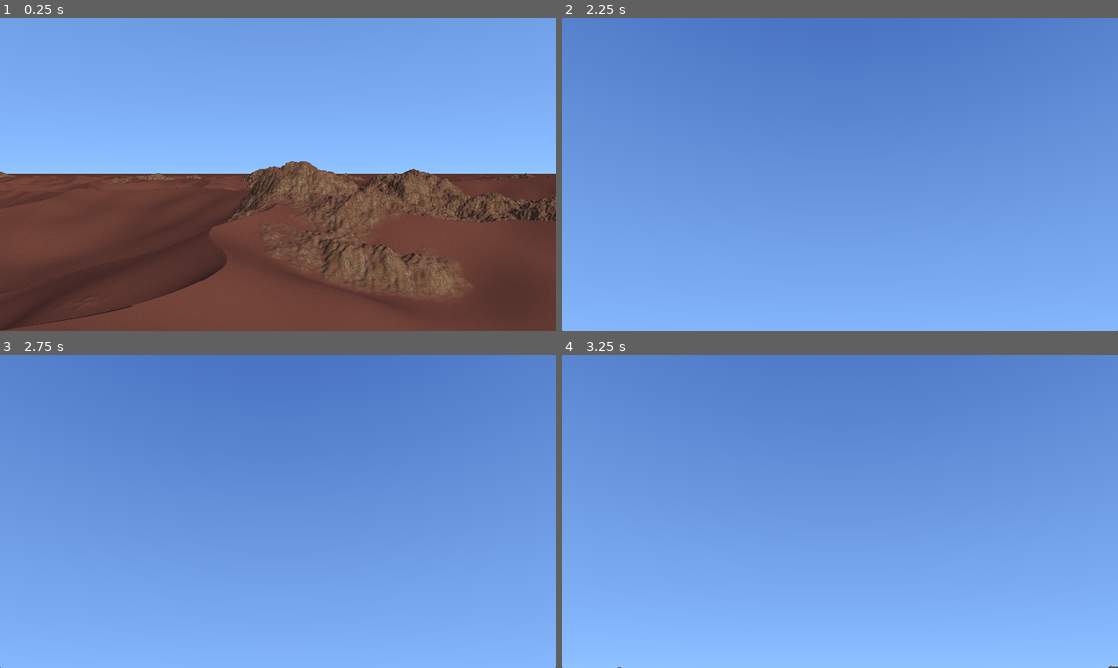
Above: before the commit, frames 1-4 (two rows, left to right).
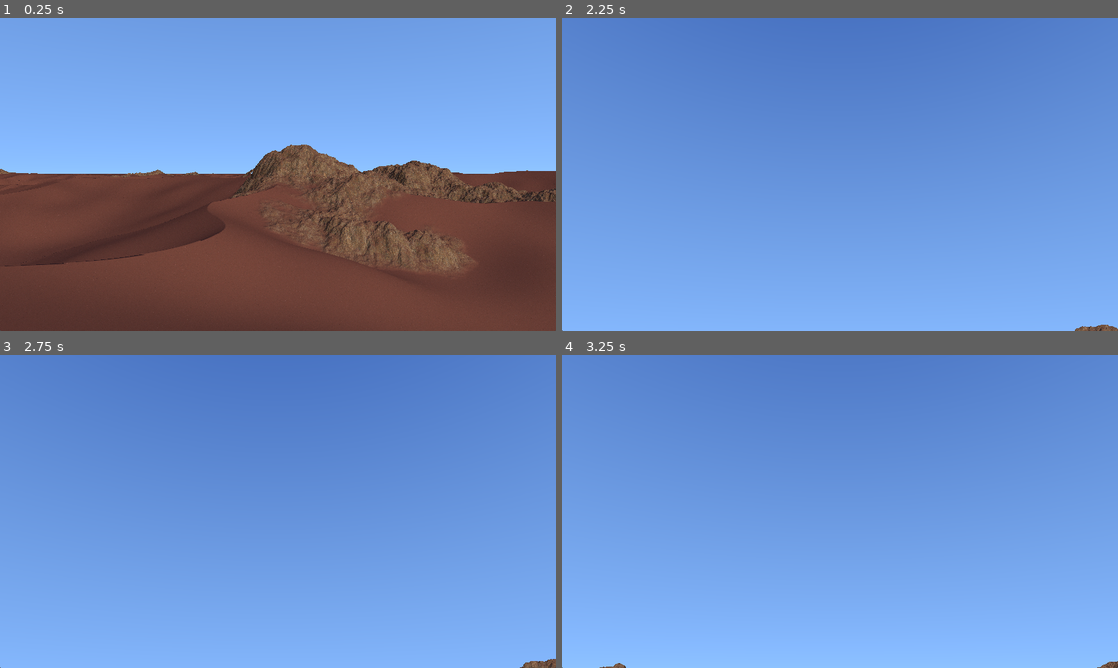
Above: after the commit, the same moments.

Repository: timo-eberl/realtime-graphics-exercises
Game: Godot game, scene res://scene.tscn
The game is run twice, just before and just after one commit, with the same random seed, the same clock (stepped at 60 frames per second) and the same inputs.
Inputs (mouse positions are in pixels of both pictures, inside the frame that each line leads up to):
- Up to frame 1 (0.25 s): no input
- Up to frame 2 (2.25 s): tap Enter at 0.5 s; move the mouse to (867, 174) at 0.52 s; hold W (move_forward) from 0.53 s (still down); tap R at 0.6 s; move the mouse to (812, 174) at 1.27 s; tap M at 1.35 s; tap Space at 2 s; move the mouse to (851, 168) at 2.02 s; tap N at 2.1 s
- Up to frame 3 (2.75 s): keep holding W (move_forward)
- Up to frame 4 (3.25 s): keep holding W (move_forward); move the mouse to (834, 517) at 2.77 s; tap L at 2.85 s

The runs differ from the first frame. In frame 1, 12% of the frame differs, in the area x 0-100%, y 40-100%; in frame 2, 0.1%; in frame 3, 0.1%; in frame 4, less than 0.1%.

Commit message:
reduze aritfacts on the cost of performance

Diff:
--- a/project-2/src/scene.gdshader
+++ b/project-2/src/scene.gdshader
@@ -92,11 +92,11 @@
 
 	vec2 uv = p.xz / 1000.0;
 	float h0 = rock_height_offset / rock_height;
-	float fn02 = fractal_snoise(uv, 0, 2, 5); // first 2 of 5 octaves
+	float fn02 = fractal_snoise(uv, 0, 2, 6); // first 2 of 5 octaves
 	float noise = fn02 * rock_height + rock_height_offset;
 	// only if the rock is above the sand, we calculate the other octaves
 	if (noise > threshold - rock_height * 0.1) {
-		float fn25 = fractal_snoise(uv, 2, 5, 5);
+		float fn25 = fractal_snoise(uv, 2, 6, 6);
 		noise = (fn02+fn25) * rock_height + rock_height_offset;
 	}
 
@@ -244,7 +244,8 @@
 		if (is_close_to_rock) {
 			// decrease stepsize the closer we are to a rock to avoid rendering artifacts
 			// caused by the fact that the rock sdf has a lipschitz constant > 1
-			float t = remap(50.0, 0.0, 1.0, 0.5, d);
+			float step_shrink = 0.25; // compromise between artifacts and performance. lower = less artifacts
+			float t = remap(40.0, 0.0, 1.0, step_shrink, d);
 			t = min(1.0, t);
 			d *= t;
 		}
--- a/project-2/src/scene.tscn
+++ b/project-2/src/scene.tscn
@@ -21,7 +21,7 @@
 shader_parameter/color_c = null
 shader_parameter/color_d = null
 shader_parameter/aspect_ratio = 1.77778
-shader_parameter/camera_position = Vector3(416.375, 30.005, -410.605)
+shader_parameter/camera_position = Vector3(416.375, 18.865, -414.67)
 shader_parameter/azimuth = 0.0
 shader_parameter/elevation = 0.0
 shader_parameter/vertical_fov_radians = 0.785398
@@ -52,7 +52,7 @@
 horizon_color = Color(0.513087, 0.7043, 0.946755, 1)
 sun_direction = Vector3(0.5, 0.3, 0.7)
 sun_radius_degrees = 1.15
-camera_position = Vector3(416.375, 30.005, -410.605)
+camera_position = Vector3(416.375, 18.865, -414.67)
 movement_speed = 20.0
 
 [node name="Panel" type="Panel" parent="."]
